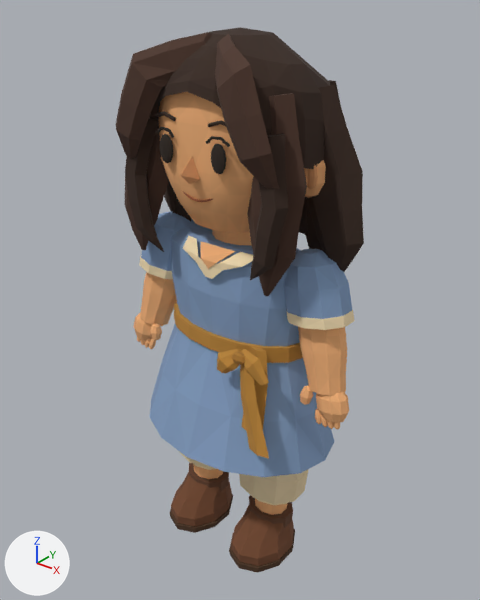
What one commit did to the glTF model client/public/assets/models/avatars/ksu.glb.
The view is the same before and after, from a camera (50 mm lens) standing at (1.247, -1.551, 1.925) and looking at (-0.013, 0.025, 0.949). Arrows for +X, +Y and +Z are at lower left; the lights stay in place. The first picture is the older version. Vertices at exactly the same position are counted once.

The scene before the commit, as lines of its bpy script (objects in view):
```python
me_mesh_10 = bpy.data.meshes.new('Mesh_10')
me_mesh_10.from_pydata(...)  # 240 vertices, 430 faces; spans x -0.305..0.305, y -0.29..0.29, z -0.42..0.352
me_mesh_10.materials.append(mat_material_0)
me_mesh_15 = bpy.data.meshes.new('Mesh_15')
me_mesh_15.from_pydata(...)  # 132 vertices, 240 faces; spans x -0.111..0.111, y -0.112..0.112, z -0.295..0.058
me_mesh_15.materials.append(mat_material_0)
me_mesh_2 = bpy.data.meshes.new('Mesh_2')
me_mesh_2.from_pydata(...)  # 583 vertices, 1100 faces; spans x -0.374..0.419, y -0.261..0.301, z -0.435..0.355
me_mesh_2.materials.append(mat_material_0)
me_mesh_3 = bpy.data.meshes.new('Mesh_3')
me_mesh_3.from_pydata(...)  # 242 vertices, 480 faces; spans x -0.24..0.24, y -0.212..0.233, z -0.279..0.29
me_mesh_3.materials.append(mat_material_0)
ob_avatar = bpy.data.objects.new('avatar', None)
ob_avatar.location = (0.0, 0.0, 0.0)
ob_avatar.scale = (1.21, 0.947, 0.911)
ob_hair_surface = bpy.data.objects.new('hair-surface', me_mesh_2)
ob_hair_surface.parent = ob_hair
ob_hair_surface.location = (0.0, 0.0, 0.0)
ob_head_surface = bpy.data.objects.new('head-surface', me_mesh_3)
ob_head_surface.parent = ob_head
ob_head_surface.location = (0.0, 0.0, 0.0)
ob_knee_right_surface = bpy.data.objects.new('knee-right-surface', me_mesh_15)
ob_knee_right_surface.parent = ob_knee_right
ob_knee_right_surface.location = (0.0, 0.0, 0.0)
ob_torso_surface = bpy.data.objects.new('torso-surface', me_mesh_10)
ob_torso_surface.parent = ob_torso
ob_torso_surface.location = (0.0, 0.0, 0.0)
# also in view: 'elbow-left-surface' at (-0.337, -0.013, 0.918); 'face-surface' at (0.0, -0.104, 1.469); 'ankle-left-surface' at (-0.152, -0.045, 0.085); 'ankle-right-surface' at (0.152, -0.045, 0.085); 'shoulder-left-surface' at (-0.308, -0.005, 1.095)
```
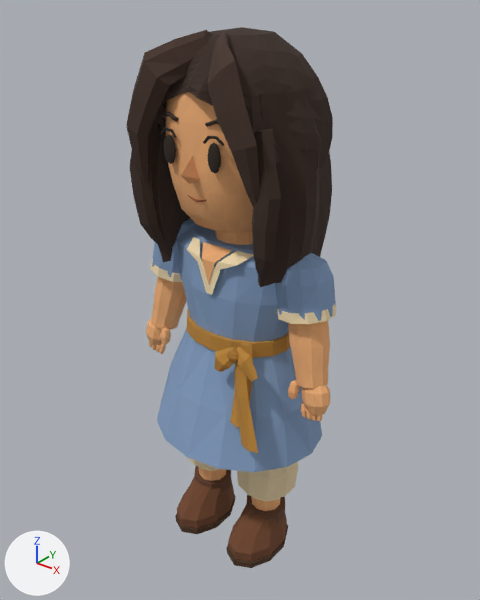
ob_avatar is not drawn itself; it is the parent of ob_torso, ob_hip_left, ob_hip_right.

Pixel boxes [x1, y1, x2, y2] of what changed, in the pictures (480 x 600 px; the box of a moved part takes in the faces that stretch with it):
'hair-surface', reshaped, rescaled (16% narrower)
    before: [116, 27, 364, 296]
    after: [126, 27, 333, 287]
'torso-surface', reshaped, rescaled (11% narrower)
    before: [149, 223, 335, 477]
    after: [157, 225, 322, 472]
'head-surface', reshaped, rescaled (7% narrower)
    before: [159, 92, 254, 233]
    after: [165, 92, 253, 233]
'shoulder-right-surface', rescaled (13% narrower, 12% shorter)
    before: [284, 249, 354, 330]
    after: [275, 253, 336, 324]
'ankle-right-surface', rescaled (7% narrower, 6% shorter)
    before: [229, 495, 295, 573]
    after: [227, 495, 288, 568]
'elbow-right-surface', rescaled (14% narrower)
    before: [298, 327, 347, 396]
    after: [288, 320, 330, 389]
'ankle-left-surface', rescaled
    before: [170, 463, 233, 533]
    after: [175, 466, 236, 534]
'knee-right-surface', rescaled
    before: [239, 470, 308, 515]
    after: [237, 461, 298, 511]
'face-surface', rescaled
    before: [155, 111, 326, 202]
    after: [160, 112, 224, 202]
'shoulder-left-surface', rescaled
    before: [139, 211, 195, 279]
    after: [150, 219, 198, 282]
'elbow-left-surface', rescaled
    before: [140, 272, 177, 326]
    after: [151, 277, 187, 330]
'wrist-right-surface', rescaled (12% narrower, 7% shorter)
    before: [300, 385, 349, 430]
    after: [288, 380, 331, 422]
'wrist-left-surface', rescaled (10% narrower)
    before: [134, 313, 162, 349]
    after: [146, 318, 171, 354]
'knee-left-surface', rescaled
    before: [179, 451, 223, 479]
    after: [187, 457, 226, 481]
'neck-surface', rescaled (6% shorter)
    before: [212, 230, 252, 245]
    after: [215, 231, 253, 245]
part 1 of me_mesh_2, rebuilt
    before: [150, 27, 330, 235]
    after: [155, 27, 333, 169]
part 2 of me_mesh_2, rebuilt
    before: [125, 116, 164, 252]
    after: [130, 118, 168, 249]
part 3 of me_mesh_2, rebuilt (20% narrower, 14% taller)
    before: [215, 33, 280, 189]
    after: [208, 31, 260, 209]
part 4 of me_mesh_2, rebuilt
    before: [250, 134, 289, 280]
    after: [252, 128, 281, 281]
part 5 of me_mesh_2, rebuilt (9% narrower, 20% taller)
    before: [116, 32, 212, 159]
    after: [126, 30, 213, 183]
part 6 of me_mesh_2, added
    after: [151, 89, 332, 287]
part 7 of me_mesh_2, deleted (brown)
    before: [124, 80, 364, 296]
part 8 of me_mesh_3, moved or reshaped
    before: [161, 159, 253, 233]
    after: [168, 163, 253, 233]
part 9 of me_mesh_10, moved or reshaped
    before: [174, 302, 303, 363]
    after: [187, 309, 290, 358]
part 10 of me_mesh_10, moved or reshaped
    before: [241, 347, 268, 430]
    after: [230, 343, 253, 427]
part 11 of me_mesh_10, moved or reshaped
    before: [211, 261, 317, 422]
    after: [211, 260, 303, 418]
part 12 of me_mesh_10, moved or reshaped
    before: [162, 238, 213, 390]
    after: [170, 239, 213, 391]
part 13 of me_mesh_10, moved or reshaped
    before: [196, 256, 222, 279]
    after: [198, 258, 221, 295]

Edits to the bpy script that builds the scene:
```text
Change me_mesh_2:
    used by ob_hair_surface; parent = ob_hair; location = (0.0, 0.0, 0.0)
    remove me_mesh_2.from_pydata(...)  # 583 vertices, 1100 faces; spans x -0.374..0.419, y -0.261..0.301, z -0.435..0.355
    add me_mesh_2.from_pydata(...)  # 985 vertices, 1860 faces; spans x -0.329..0.329, y -0.258..0.301, z -0.445..0.355
    me_mesh_2 part 1: the loose piece of 121 vertices spanning x -0.29..0.291, y -0.228..0.275, z -0.36..0.355 is rebuilt with 353 vertices and now spans x -0.297..0.313, y -0.241..0.297, z -0.205..0.355
    me_mesh_2 part 2: the loose piece of 42 vertices spanning x -0.303..-0.169, y -0.218..-0.13, z -0.371..0.1 is rebuilt with 42 vertices and now spans x -0.329..-0.191, y -0.212..-0.132, z -0.376..0.112
    me_mesh_2 part 3: the loose piece of 42 vertices spanning x -0.005..0.281, y -0.261..-0.055, z -0.1..0.346 is rebuilt with 42 vertices and now spans x -0.003..0.274, y -0.258..-0.077, z -0.171..0.353
    me_mesh_2 part 4: the loose piece of 42 vertices spanning x 0.169..0.303, y -0.218..-0.13, z -0.371..0.1 is rebuilt with 42 vertices and now spans x 0.191..0.329, y -0.212..-0.132, z -0.376..0.112
    me_mesh_2 part 5: the loose piece of 42 vertices spanning x -0.281..0.005, y -0.261..-0.055, z -0.1..0.346 is rebuilt with 42 vertices and now spans x -0.274..0.003, y -0.258..-0.077, z -0.171..0.353
    me_mesh_2 part 6: a new loose piece of 464 vertices spanning x -0.324..0.324, y -0.172..0.301, z -0.445..0.201, in mat_material_0
    me_mesh_2 part 7: 294 vertices removed from x -0.374..0.419, y -0.168..0.301, z -0.435..0.212
Change me_mesh_3:
    where me_mesh_3.from_pydata(...)  # 242 vertices, 480 faces; spans x -0.24..0.24, y -0.212..0.233, z -0.279..0.29
    used by ob_head_surface; parent = ob_head; location = (0.0, 0.0, 0.0)
    me_mesh_3 part 8: 72 of 242 vertices moved; they spanned x -0.215..0.215, y -0.203..0.223, z -0.25..-0.1 and now span x -0.223..0.223, y -0.205..0.225, z -0.25..-0.1; mean shift (0.0, 0.0, -0.007); largest move (0.181, 0.0, -0.17) -> (0.192, 0.0, -0.19)
Change me_mesh_10:
    where me_mesh_10.from_pydata(...)  # 240 vertices, 430 faces; spans x -0.305..0.305, y -0.29..0.29, z -0.42..0.352
    used by ob_torso_surface; parent = ob_torso; location = (0.0, 0.0, 0.0)
    me_mesh_10 part 9: the loose piece of 34 vertices spanning x -0.222..0.222, y -0.157..0.157, z -0.027..0.028 is scaled about its middle by (0.873, 1, 1)
    me_mesh_10 part 10: the loose piece of 14 vertices spanning x 0.114..0.205, y -0.213..-0.11, z -0.253..0.026 is moved by (-0.025, 0.0, 0.0)
    me_mesh_10 part 11: 14 of 240 vertices moved; they spanned x 0.078..0.23, y -0.134..0.134, z 0.0..0.18 and now span x 0.068..0.222, y -0.134..0.134, z 0.0..0.18; mean shift (-0.013, 0.0, 0.0); largest move (0.205, 0.0, 0.0) -> (0.177, 0.0, 0.0)
    me_mesh_10 part 12: 14 of 240 vertices moved; they spanned x -0.23..-0.078, y -0.134..0.134, z 0.0..0.18 and now span x -0.222..-0.068, y -0.134..0.134, z 0.0..0.18; mean shift (0.013, 0.0, 0.0); largest move (-0.205, 0.0, 0.0) -> (-0.177, 0.0, 0.0)
    me_mesh_10 part 13: 4 of 240 vertices moved; they spanned x -0.012..0.012, y -0.155..-0.152, z 0.25..0.29 and now span x -0.012..0.012, y -0.155..-0.152, z 0.19..0.255; mean shift (0.0, 0.0, -0.053); largest move (-0.012, -0.154, 0.25) -> (-0.012, -0.154, 0.19)
Change ob_avatar:
    ob_avatar.scale: (1.21, 0.947, 0.911) -> (1.03, 0.947, 0.911)
```
